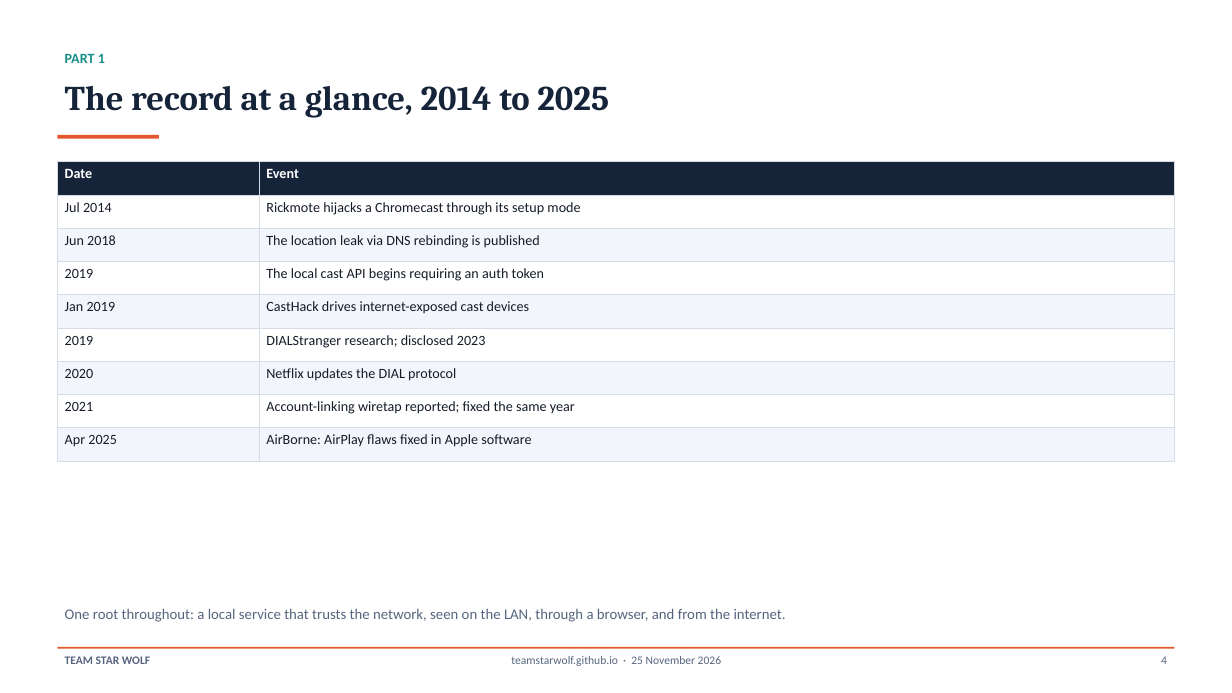
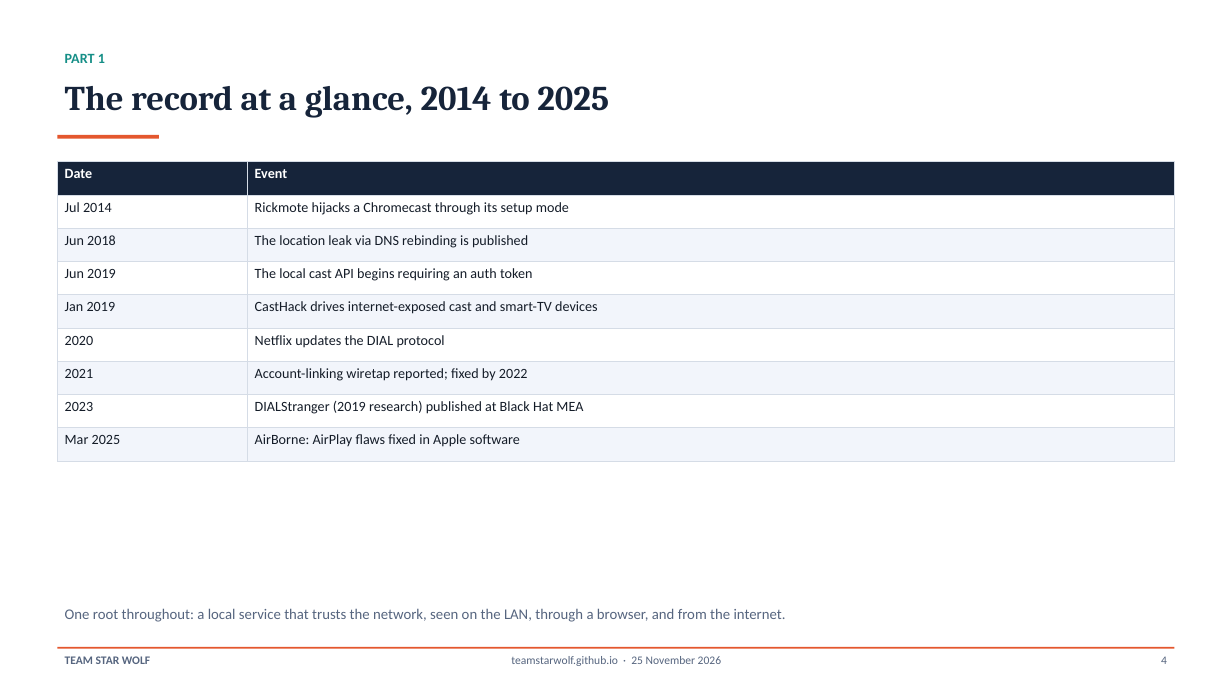
Before and after one commit to TeamStarWolf/TeamStarWolf, a slide deck: slide 4 of case-studies/slides/Casting_Home_Network_Case_Study.pptx. Drawn at 1232x693 pixels with LibreOffice and Linux fonts; fonts in the diff are those of the drawing. Boxes give left, top, right and bottom in pixels: in the first picture for what was removed or moved away, otherwise in the second. Text is boxed around its words. In the diff, an @@ line names an element or a change of style, - is before the commit and + after.

```diff
--- a/case-studies/slides/Casting_Home_Network_Case_Study.pptx
+++ b/case-studies/slides/Casting_Home_Network_Case_Study.pptx
@@ table at bbox=[57, 162, 1175, 461] @@
-row 4: 2019 | The local cast API begins requiring an auth token
-row 5: Jan 2019 | CastHack drives internet-exposed cast devices
-row 6: 2019 | DIALStranger research; disclosed 2023
+row 4: Jun 2019 | The local cast API begins requiring an auth token
+row 5: Jan 2019 | CastHack drives internet-exposed cast and smart-TV devices
-row 8: 2021 | Account-linking wiretap reported; fixed the same year
-row 9: Apr 2025 | AirBorne: AirPlay flaws fixed in Apple software
+row 7: 2021 | Account-linking wiretap reported; fixed by 2022
+row 8: 2023 | DIALStranger (2019 research) published at Black Hat MEA
+row 9: Mar 2025 | AirBorne: AirPlay flaws fixed in Apple software
```
Also in this commit, not shown: 11 other slides changed, 12 other files.
